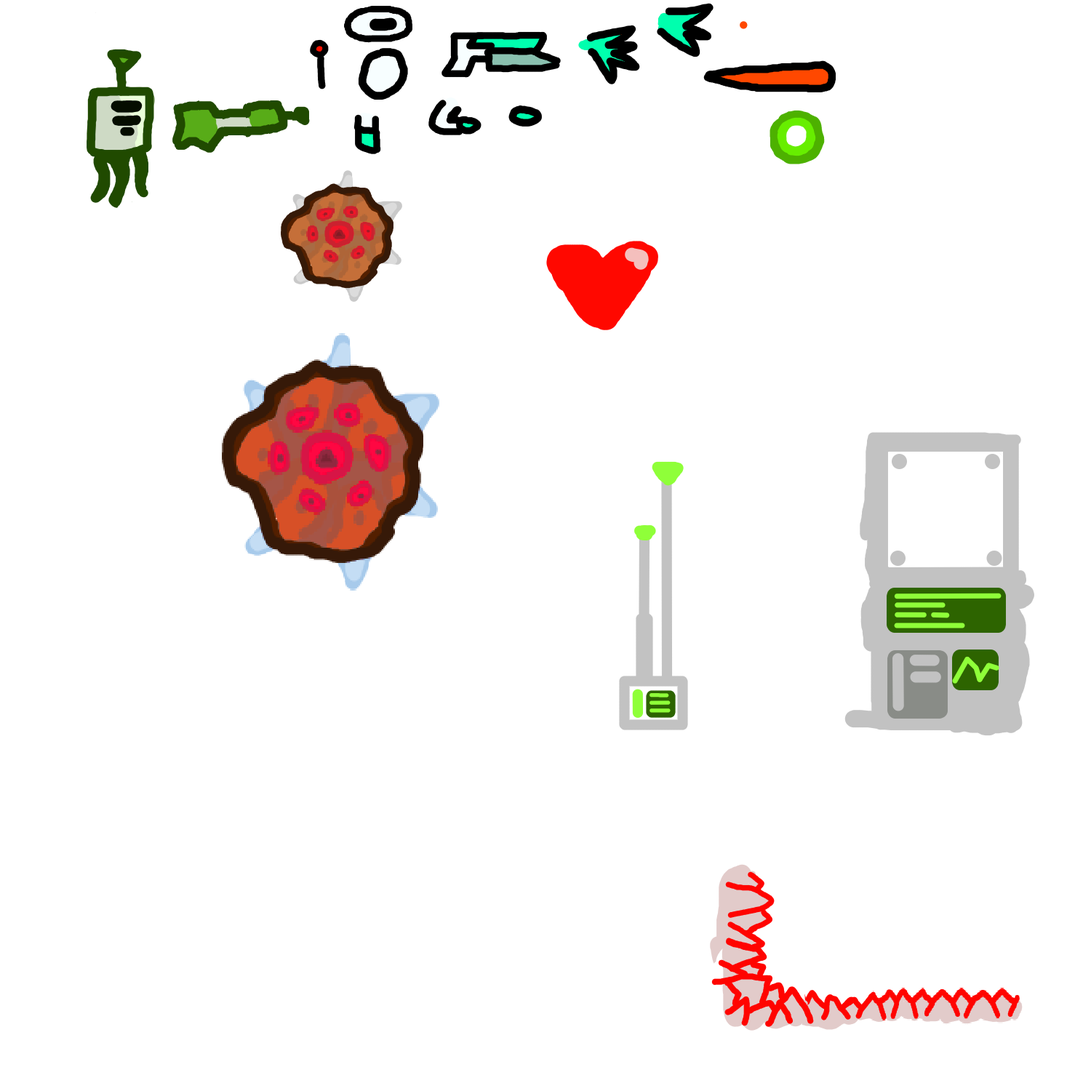
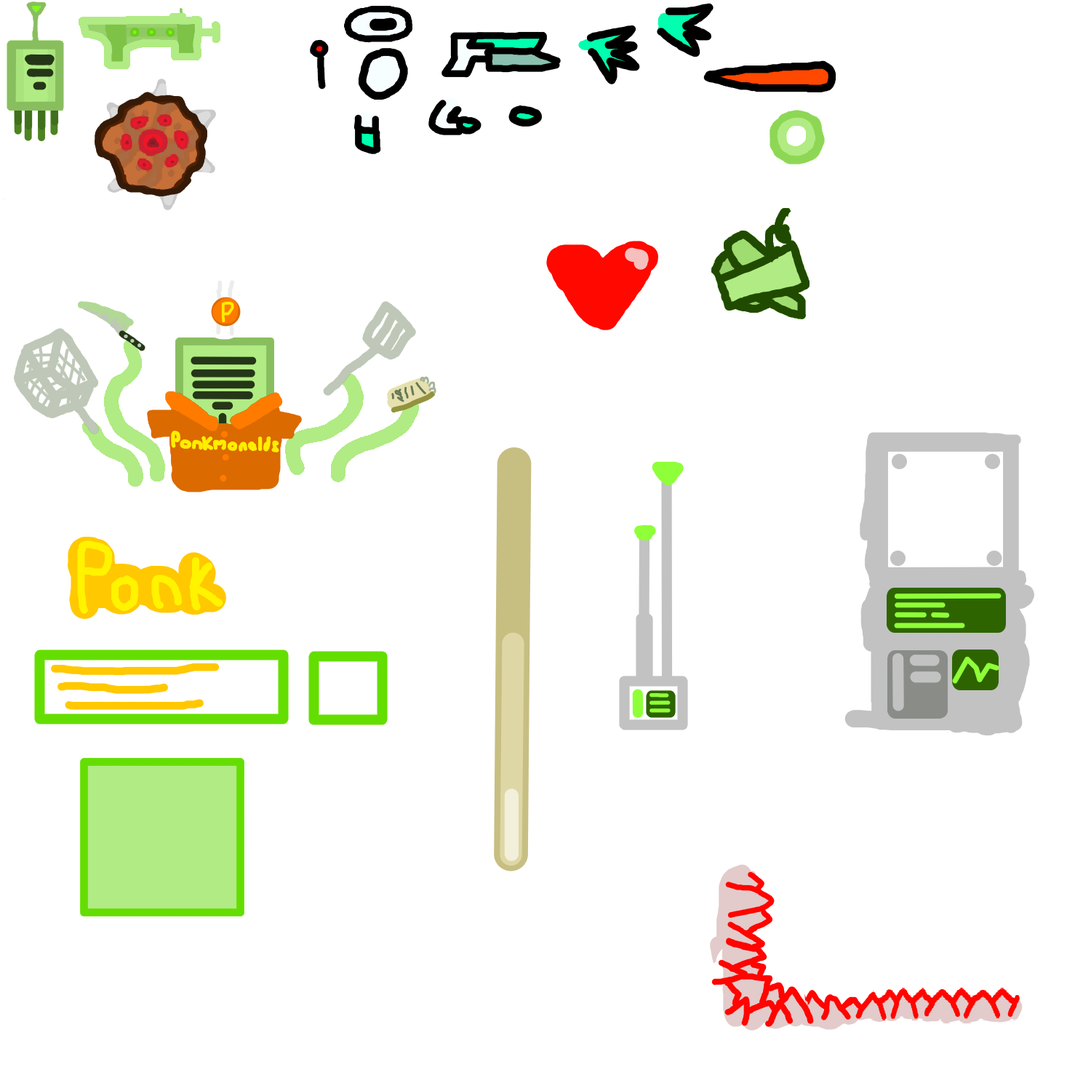
Two versions of the same layered image (1091x1091). Layer-by-layer changes:
removed layer "Layer 2(pasted)" over (186, 232, 532, 699)
added layer "Layer 5" above "Layer 1" over (46, 186, 810, 917)
painted on "Layer 1" over (3, 1, 826, 917)
added layer "Layer 4" over (3, 93, 826, 917)
